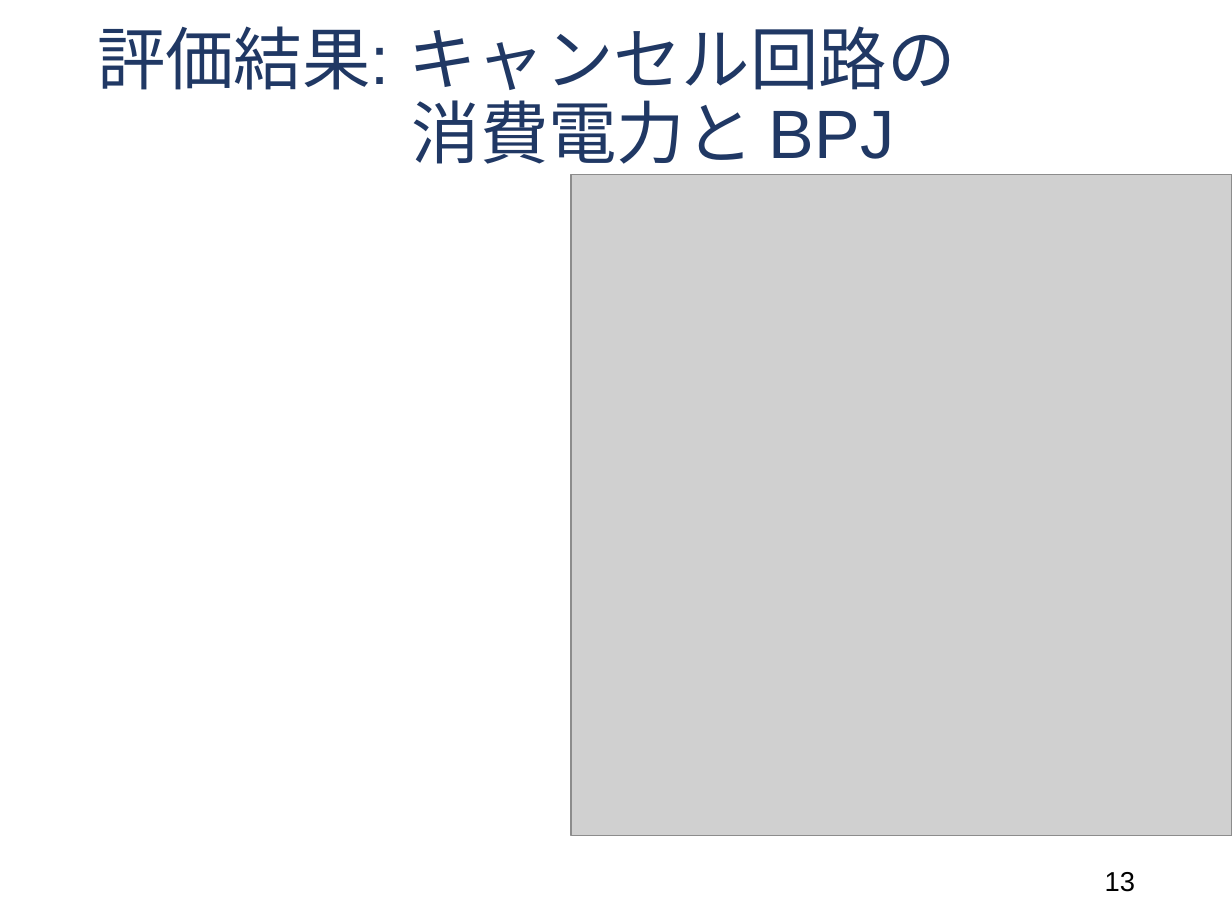
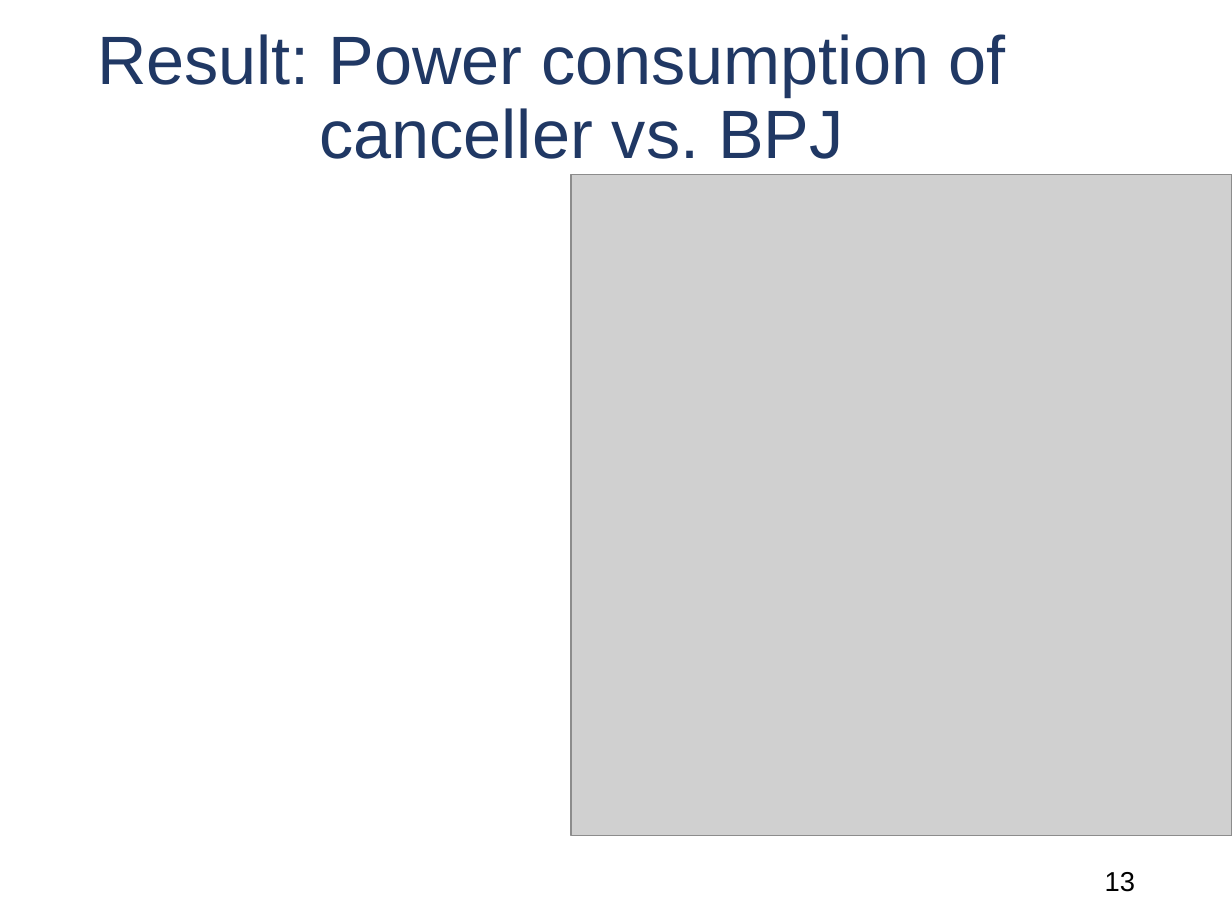
Before and after one commit to Ryo-Murakami/globecom2016_ws_presentation, a slide deck: slide 13 of globecom2016ws_murakami.pptx. Drawn at 1232x924 pixels with LibreOffice and Linux fonts; fonts in the diff are those of the drawing; grey boxes stand for pictures. Boxes give left, top, right and bottom in pixels: in the first picture for what was removed or moved away, otherwise in the second. Text is boxed around its words. In the diff, an @@ line names an element or a change of style, - is before the commit and + after.

```diff
--- a/globecom2016ws_murakami.pptx
+++ b/globecom2016ws_murakami.pptx
@@ title at (97, 34, 1005, 159): text changed @@
-評価結果: キャンセル回路の
-消費電力と BPJ
+Result: Power consumption of
+canceller vs. BPJ
```
Also in this commit, not shown: 9 other slides changed.
